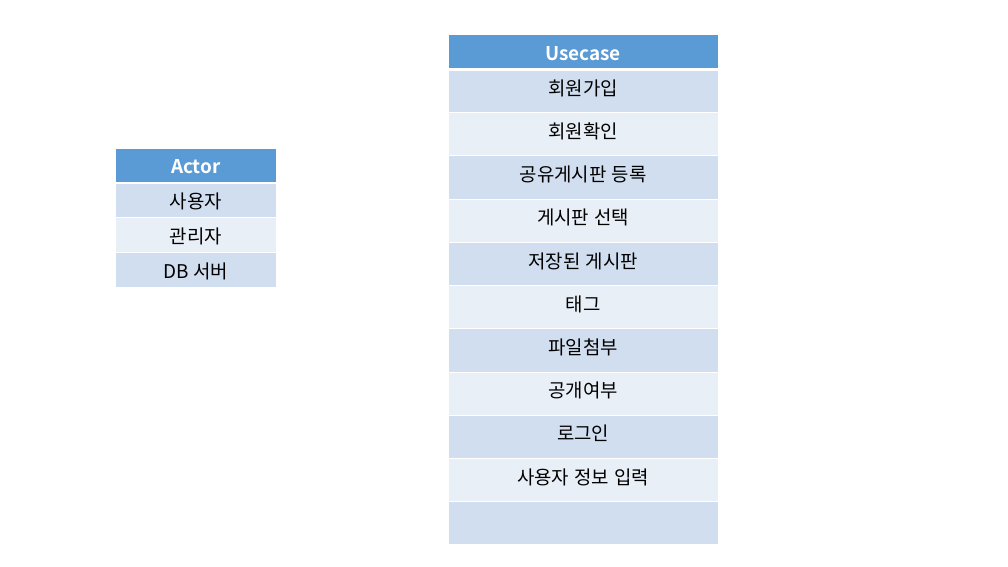
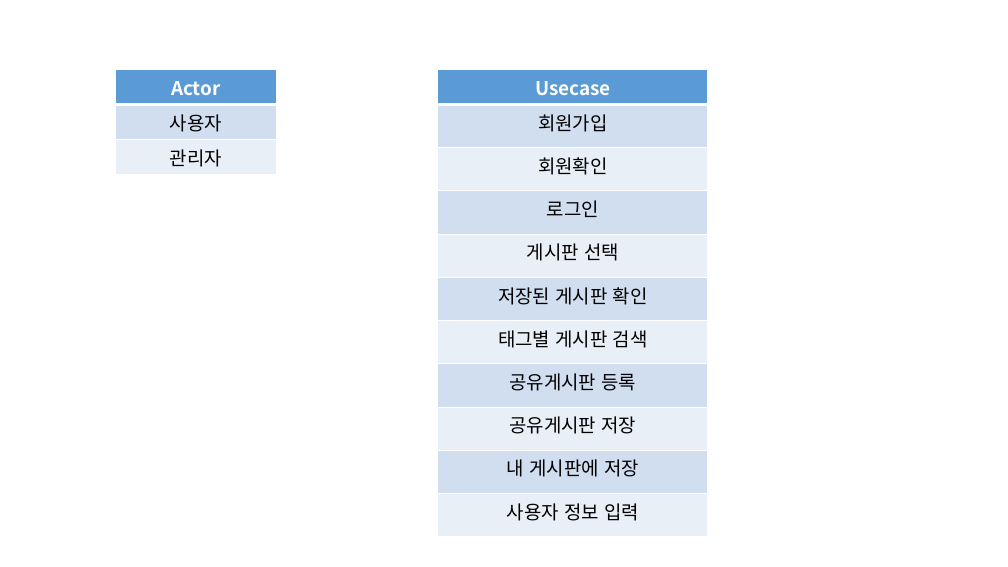
Before and after one commit to tomsnote/portfolio, a slide deck: slide 2 of 요구사항정의서/유스케이스 다이어그램.pptx (slide 1 before the commit). Drawn at 1008x567 pixels with LibreOffice and Linux fonts; fonts in the diff are those of the drawing. Boxes give left, top, right and bottom in pixels: in the first picture for what was removed or moved away, otherwise in the second. Text is boxed around its words. In the diff, an @@ line names an element or a change of style, - is before the commit and + after.

```diff
--- a/요구사항정의서/유스케이스 다이어그램.pptx
+++ b/요구사항정의서/유스케이스 다이어그램.pptx
@@ table at <box>115,70,277,171</box> @@
-row 4: DB 서버
@@ table: place and size @@
-table at <box>115,148,277,284</box>
+table at <box>115,70,277,171</box>
@@ table at <box>438,70,708,532</box> @@
+row 4: 로그인
+row 5: 게시판 선택
+row 6: 저장된 게시판 확인
+row 7: 태그별 게시판 검색
-row 5: 게시판 선택
-row 6: 저장된 게시판
-row 7: 태그
-row 8: 파일첨부
-row 9: 공개여부
-row 10: 로그인
+row 9: 공유게시판 저장
+row 10: 내 게시판에 저장
-row 12: 
@@ table: place and size @@
-table at <box>448,35,718,541</box>
+table at <box>438,70,708,532</box>
```
Also in this commit, not shown: 2 other slides changed, 3 slides added, 11 other files.
